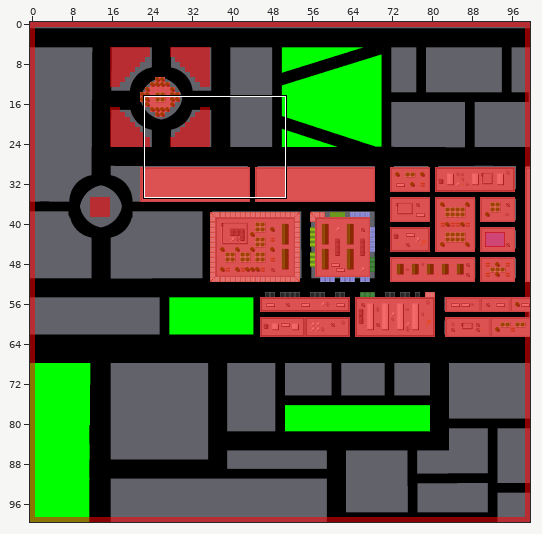
An edit to a level. Tiled map, assets/maps/City1.tmx. The picture above shows the old version from afar; the outline marks the close-up.
Close-up. Before the commit:
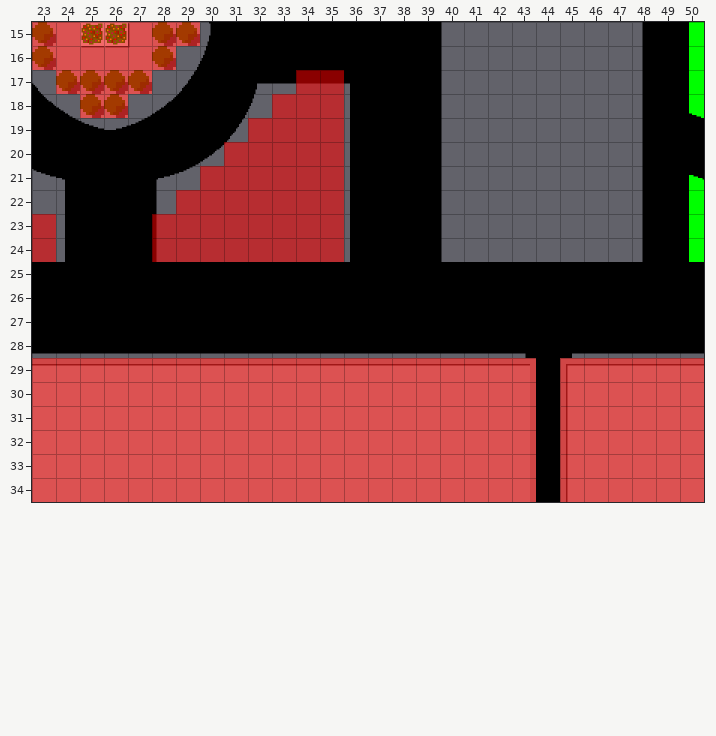
Cells are 32x32 px. Shown: x 23..50, y 15..34. The commit also changed other parts of the map, which this record leaves out.
After:
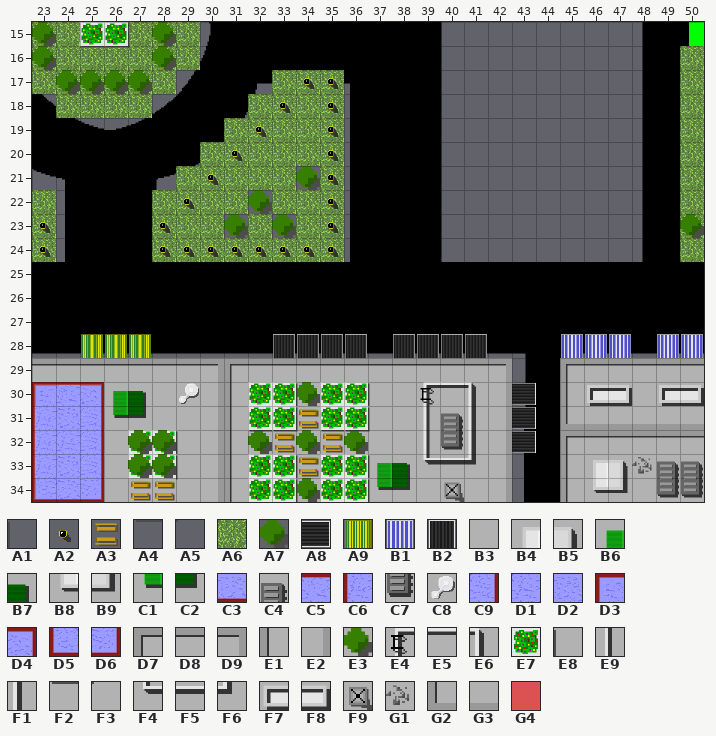
Key: from "Awnings": A1 5, A2 9, A3 10, A4 12, A5 13, A6 17, A7 18, A8 34, A9 56, B1 57, B2 58; from "Building1": B3 9, B4 10, B5 11, B6 12, B7 13, B8 26, B9 27, C1 28, C2 29, C3 30, C4 35, C5 36, C6 37, C7 43, C8 44, C9 45, D1 49, D2 50, D3 51, D4 52, D5 53, D6 54; from "Building2": D7 0, D8 1, D9 7, E1 8, E2 15, E3 18, E4 20, E5 21, E6 22, E7 25, E8 26, E9 28, F1 30, F2 33, F3 34, F4 36, F5 37, F6 38, F7 42, F8 43, F9 49, G1 54, G2 56, G3 57; from "SolidTiles": G4 0.
__ is an empty cell, ## one hidden under a higher layer.
Tiles replaced or removed in this view: B3, D8, D9, E1, E2, E3, E7, E8, F2, F3, G4.
Tiles of an added or newly shown layer are drawn over the layers below it.
See-through tiles are keyed as they look on the map.
Change:
Changed rows in their new state; .. is an unchanged cell.
Layer "Background" (added):
first column x 23:
15 A6 A6 .. .. A6 A6 A6 .. .. .. .. .. .. .. .. .. .. .. .. .. .. .. .. .. .. .. .. ..
16 A6 A6 A6 A6 A6 A6 A6 .. .. .. .. .. .. .. .. .. .. .. .. .. .. .. .. .. .. .. .. A6
17 A6 A6 A6 A6 A6 A6 .. .. .. .. A6 A6 A6 .. .. .. .. .. .. .. .. .. .. .. .. .. .. A6
18 .. A6 A6 A6 A6 .. .. .. .. A6 A6 A6 A6 .. .. .. .. .. .. .. .. .. .. .. .. .. .. A6
19 .. .. .. .. .. .. .. .. A6 A6 A6 A6 A6 .. .. .. .. .. .. .. .. .. .. .. .. .. .. A6
20 .. .. .. .. .. .. .. A6 A6 A6 A6 A6 A6 .. .. .. .. .. .. .. .. .. .. .. .. .. .. A6
21 .. .. .. .. .. .. A6 A6 A6 A6 A6 A7 A6 .. .. .. .. .. .. .. .. .. .. .. .. .. .. A6
22 A6 .. .. .. .. A6 A6 A6 A6 A7 A6 A6 A6 .. .. .. .. .. .. .. .. .. .. .. .. .. .. A6
23 A6 .. .. .. .. A6 A6 A6 A7 A6 A7 A6 A6 .. .. .. .. .. .. .. .. .. .. .. .. .. .. A6
24 A6 .. .. .. .. A6 A6 A6 A6 A6 A6 A6 A6 .. .. .. .. .. .. .. .. .. .. .. .. .. .. A6
first column x 32:
30 .. .. B3 .. ..
31 .. .. B3 .. ..
32 B3 B3 B3 B3 B3
33 .. .. B3 .. ..
34 .. .. B3 .. ..
Layer "Buildings":
first column x 23:
15 __ __ __ __ __ __ __ .. .. .. .. .. ..
16 __ __ __ __ __ __ .. .. .. .. .. .. ..
17 .. __ __ __ __ .. .. .. .. .. .. A2 A2
18 .. .. __ __ .. .. .. .. .. .. A2 .. A2
19 .. .. .. .. .. .. .. .. .. A2 .. .. A2
20 .. .. .. .. .. .. .. .. A2 .. .. .. A2
21 .. .. .. .. .. .. .. A2 .. .. .. .. A2
22 .. .. .. .. .. .. A2 .. .. .. .. .. A2
23 A2 .. .. .. .. A2 .. .. .. .. .. .. A2
24 A2 .. .. .. .. A2 A2 A2 A2 A2 A2 A2 A2
first column x 23:
28 .. .. A9 A9 A9 .. .. .. .. .. B2 B2 B2 B2 .. B2 B2 B2 B2 .. .. .. B1 B1 B1 .. B1 B1
29 .. .. .. .. .. .. .. D9 D7 .. .. .. .. .. .. .. .. .. .. D9 __ .. .. .. .. .. .. ..
30 D3 C5 D4 B6 B7 .. ## E2 E1 E7 E7 A7 E7 E7 .. .. E4 E5 E6 E2 A8 .. .. F7 F8 .. F7 F8
31 C6 D2 C9 C1 C2 .. .. E2 E1 E7 E7 A3 E7 E7 .. .. E9 .. F1 E2 A8 .. G2 G3 G3 G3 G3 G3
32 C6 D1 C9 .. E7 E7 .. E2 E1 A7 A3 A7 A3 A7 .. .. ## ## ## E2 A8 .. D7 D8 D8 D8 D8 D8
33 C6 D2 C9 .. E7 E7 .. E2 E1 E7 E7 A3 E7 E7 B6 B7 .. .. .. E2 __ .. .. B4 B5 G1 C4 C4
34 D5 C3 D6 .. .. .. .. E2 E1 E7 E7 A7 E7 E7 C1 C2 .. F9 .. E2 __ .. .. B8 B9 .. C7 C7
Layer "Decoration" (added):
first column x 23:
15 A7 .. E7 E7 A1 A7
16 A7 .. A4 A4 A5 A7
17 .. A7 A7 A7 A7 ..
first column x 50:
23 A7
first column x 27:
30 .. .. C8 .. .. .. .. A1 .. .. A1 .. .. .. ..
31 .. .. .. .. .. .. .. A1 .. .. A1 .. .. C4 ..
32 A7 A7 A1 .. .. A4 A4 A5 A4 A4 A5 .. E9 C7 F1
33 A7 A7 A1 .. .. .. .. A1 .. .. A1 .. F4 F5 F6
34 A3 A3 A5 .. .. .. .. A1 .. .. A1 .. .. .. ..
Layer "Collisions" (now hidden):
first column x 23:
15 __ __ __ __ __ __ __ .. .. .. .. .. ..
16 __ __ __ __ __ __ .. .. .. .. .. .. ..
17 .. __ __ __ __ .. .. .. .. .. .. __ __
18 .. .. __ __ .. .. .. .. .. .. __ __ __
19 .. .. .. .. .. .. .. .. .. __ __ __ __
20 .. .. .. .. .. .. .. .. __ __ __ __ __
21 .. .. .. .. .. .. .. __ __ __ __ __ __
22 .. .. .. .. .. .. __ __ __ __ __ __ __
23 __ .. .. .. .. __ __ __ __ __ __ __ __
24 __ .. .. .. .. __ __ __ __ __ __ __ __
first column x 23:
29 __ __ __ __ __ __ __ __ __ __ __ __ __ __ __ __ __ __ __ __ __ .. __ __ __ __ __ __
30 __ __ __ __ __ __ __ __ __ __ __ __ __ __ __ __ __ __ __ __ __ .. __ __ __ __ __ __
31 __ __ __ __ __ __ __ __ __ __ __ __ __ __ __ __ __ __ __ __ __ .. __ __ __ __ __ __
32 __ __ __ __ __ __ __ __ __ __ __ __ __ __ __ __ __ __ __ __ __ .. __ __ __ __ __ __
33 __ __ __ __ __ __ __ __ __ __ __ __ __ __ __ __ __ __ __ __ __ .. __ __ __ __ __ __
34 __ __ __ __ __ __ __ __ __ __ __ __ __ __ __ __ __ __ __ __ __ .. __ __ __ __ __ __
